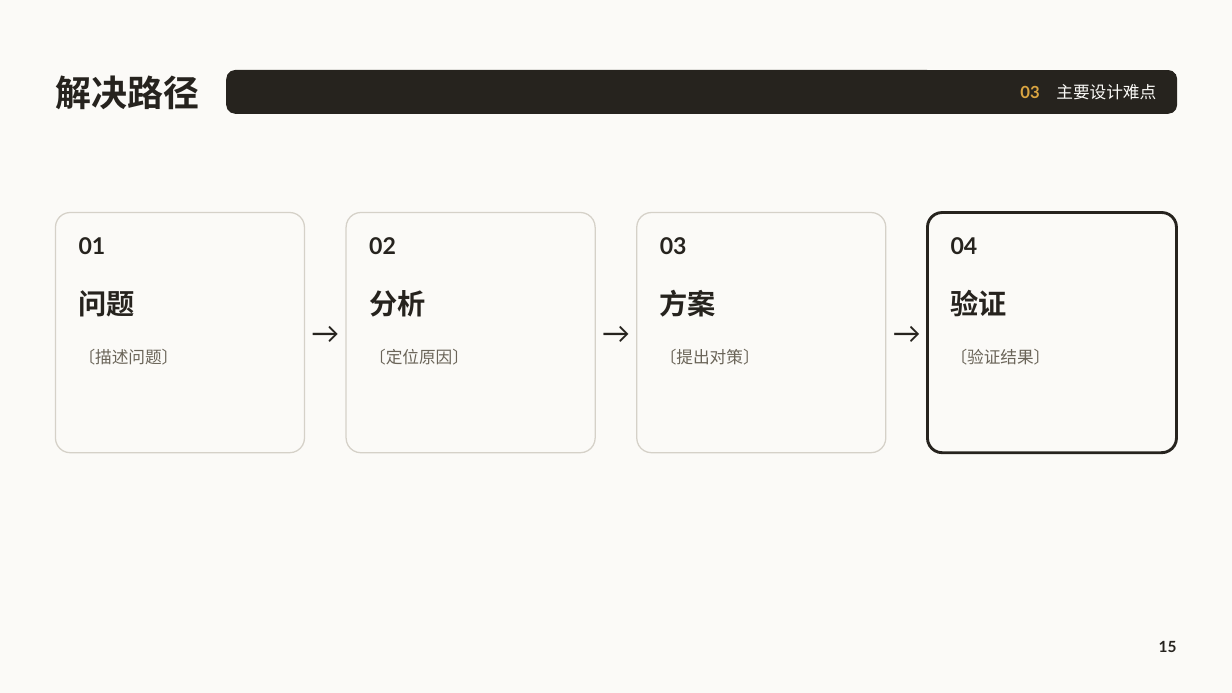
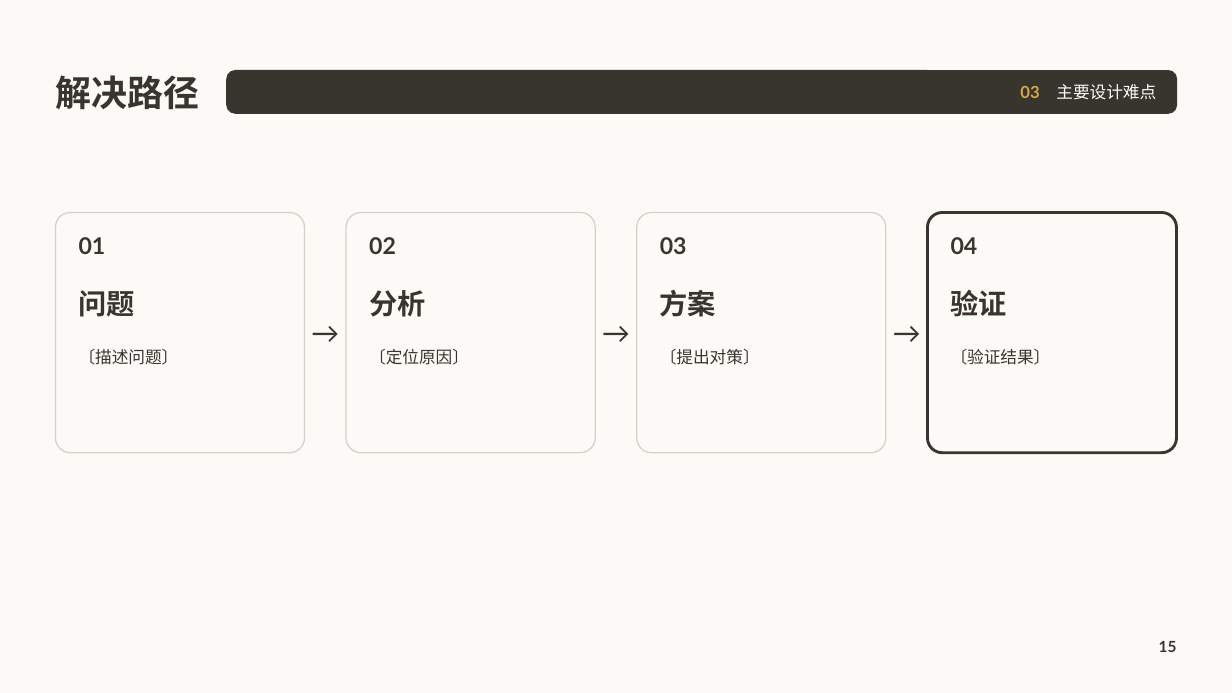
Before and after one commit to cyx3705/0000-000, a slide deck: slide 15 of z-Unused/b-Office/项目报告.pptx. Drawn at 1232x693 pixels with LibreOffice and Linux fonts; fonts in the diff are those of the drawing; background and template pictures are left out. Boxes give left, top, right and bottom in pixels: in the first picture for what was removed or moved away, otherwise in the second. Text is boxed around its words. In the diff, an @@ line names an element or a change of style, - is before the commit and + after.

```diff
--- a/z-Unused/b-Office/项目报告.pptx
+++ b/z-Unused/b-Office/项目报告.pptx
@@ rounded rectangle at [227, 71, 1177, 114]: fill #26231E to #38352F; outline #26231E 1 pt to #38352F 1 pt @@
@@ rounded rectangle at [928, 213, 1177, 453]: outline #26231E 2.25 pt to #38352F 2.25 pt @@
@@ text colour #26231E to #38352F in 13 elements at [55, 75, 199, 110], [79, 237, 106, 254], [79, 290, 135, 317], [369, 237, 396, 254], [369, 290, 425, 317], [660, 237, 687, 254], [660, 290, 716, 317], [951, 237, 978, 254], [951, 290, 1007, 317], [1159, 641, 1177, 652], [305, 305, 347, 360], [595, 305, 637, 360], [886, 305, 928, 360] @@
@@ text colour #6A6458 to #38352F in 4 elements at [79, 349, 179, 365], [369, 349, 469, 365], [660, 349, 760, 365], [951, 349, 1051, 365] @@
```
Also in this commit, not shown: 21 other slides changed, 3 other files.
